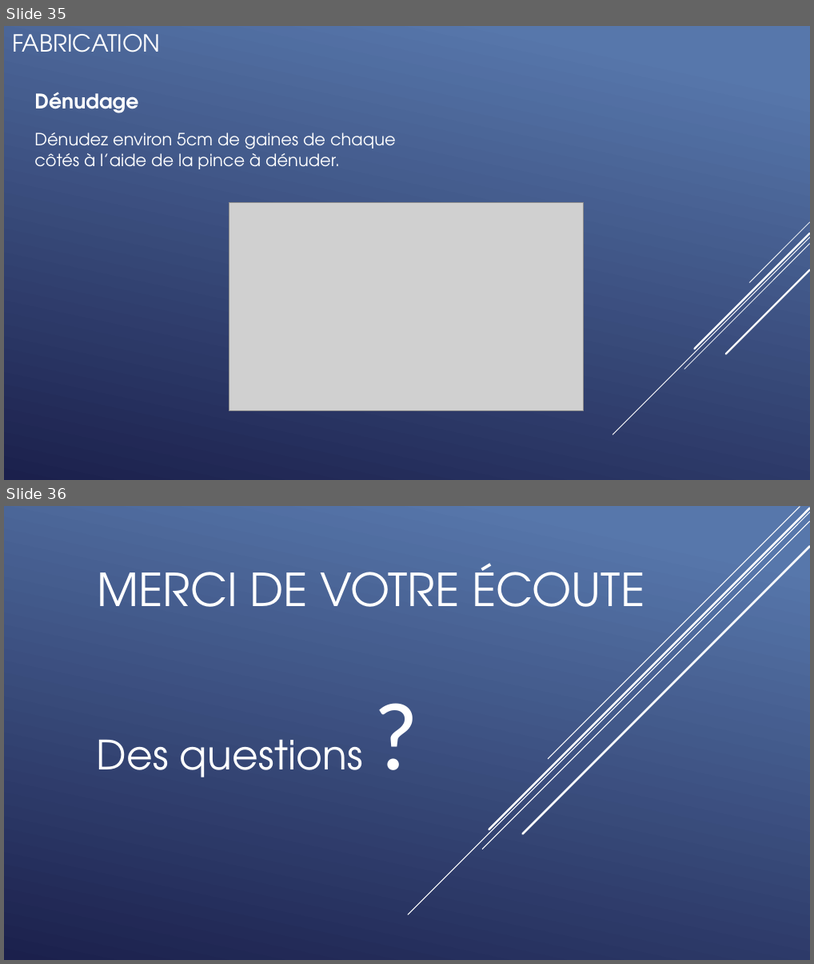
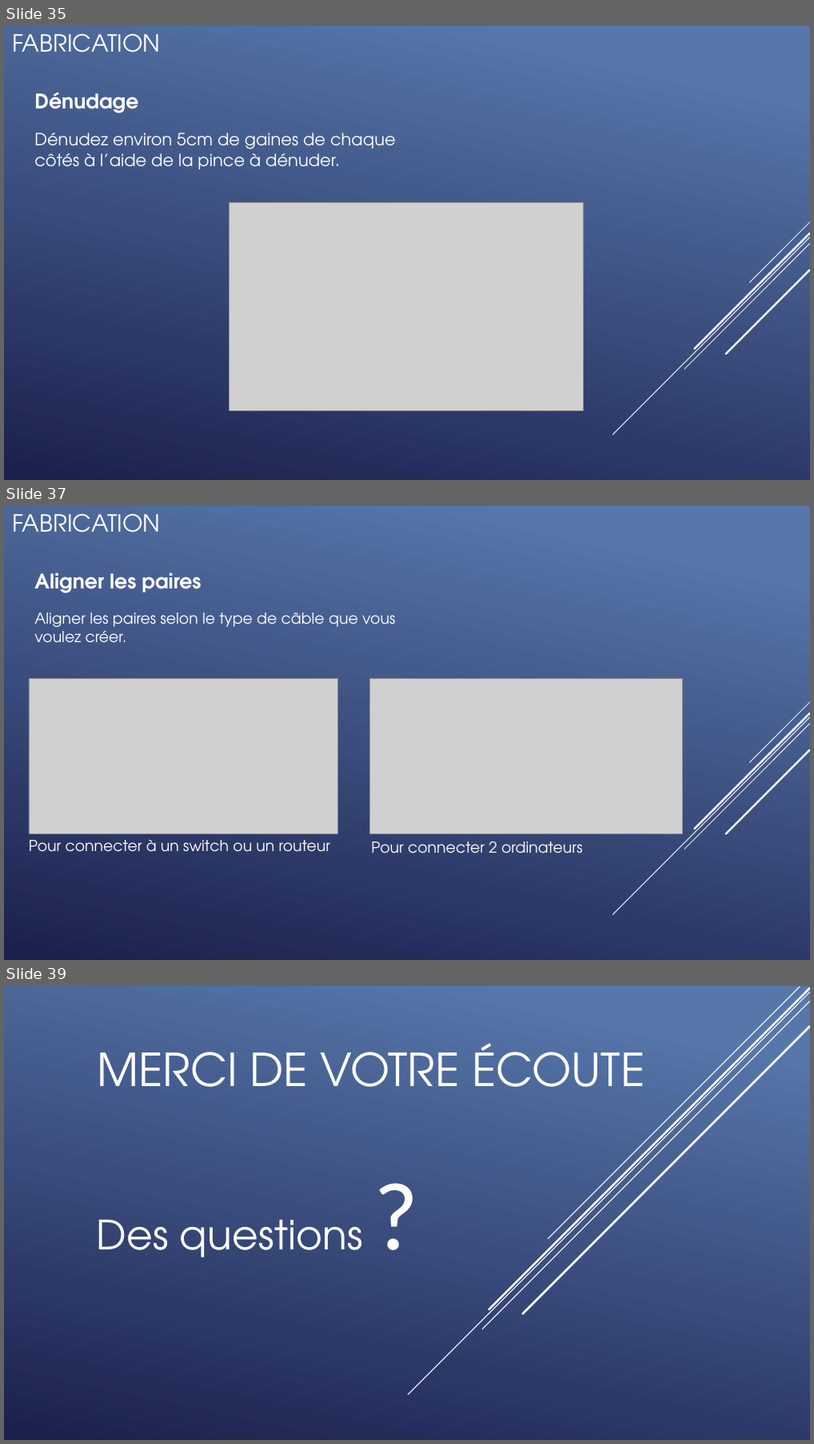
Before and after one commit to QuentinKrg/M214-Ethernet, a slide deck: Module 214 - Fabrication_Ethernet.pptx. Shown one above the other, each under a label of ours: slides 35 and 36 before the commit, slides 35, 37 and 39 after it; the slides between them are not shown. The pictures are 814x964 and 814x1444 pixels, drawn with LibreOffice and Linux fonts; fonts in the diff are those of the drawing; grey boxes stand for pictures. Boxes give left, top, right and bottom in pixels: in the first picture for what was removed or moved away, otherwise in the second. Text is boxed around its words. In the diff, an @@ line names an element or a change of style, - is before the commit and + after.

```diff
--- a/Module 214 - Fabrication_Ethernet.pptx
+++ b/Module 214 - Fabrication_Ethernet.pptx
@@ slide 37 added at (4, 506, 810, 960), background gradient #5877AB to #1C204D; not listed: 5 template elements that a slide beside it also shows @@
@@ title added at (12, 514, 161, 532), 28 pt, text #FFFFFF @@
+FABRICATION
@@ text added at (34, 572, 201, 593), 24 pt, text #FFFFFF, bold @@
+Aligner les paires
@@ text added at (34, 612, 395, 642), 18 pt, text #FFFFFF @@
+Aligner les paires selon le type de câble que vous voulez créer.
@@ picture added at (29, 679, 338, 833) @@
@@ picture added at (370, 679, 682, 833) @@
@@ text added at (29, 840, 330, 852), 18 pt, text #FFFFFF @@
+Pour connecter à un switch ou un routeur
@@ text added at (371, 841, 583, 853), 18 pt, text #FFFFFF @@
+Pour connecter 2 ordinateurs
@@ what was slide 36 is now slide 39 @@
```
Also in this commit, not shown: 2 other slides added.
